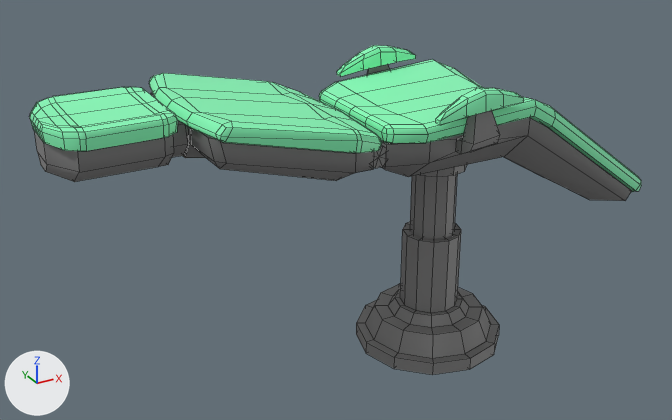
An edit to the FBX model VRdentist/Assets/Dental/DentalRoom/Model/Bed.fbx, drawn before and after from the same camera.
The view is the same before and after, from a 50 mm camera at (-1.38, -2.25, 1.68) aimed at (-0.1, 0.07, 0.52). Arrows for +X, +Y and +Z are at lower left; the lights stay in place. Mesh edges are drawn as thin lines. Where no turn or scale is listed for an object, it has been applied to the vertices.

Before the edit, the objects in view are built like this:
```python
me_mesh = bpy.data.meshes.new('Mesh')
me_mesh.from_pydata(...)  # 98 vertices, 108 faces; spans x -0.243..0.243, y -0.243..0.243, z -0.198..0.198
me_mesh.materials.append(mat_basicroom)  # picture img_dentalroom_01_png
me_mesh_004 = bpy.data.meshes.new('Mesh.004')
me_mesh_004.from_pydata(...)  # 56 vertices, 54 faces; spans x -0.479..0.479, y -0.304..0.304, z -0.233..0.233
me_mesh_004.materials.append(mat_basicroom)  # picture img_dentalroom_01_png
me_mesh_008 = bpy.data.meshes.new('Mesh.008')
me_mesh_008.from_pydata(...)  # 122 vertices, 120 faces; spans x -0.16..0.16, y -0.167..0.167, z -0.029..0.029
me_mesh_008.materials.append(mat_basicroom)  # picture img_dentalroom_01_png
ob_pcube13 = bpy.data.objects.new('pCube13', me_mesh_008)
ob_pcube13.location = (-0.817, 0.006, 0.953)
ob_pcube5 = bpy.data.objects.new('pCube5', me_mesh_004)
ob_pcube5.location = (0.395, 0.007, 0.679)
ob_pcylinder3 = bpy.data.objects.new('pCylinder3', me_mesh)
ob_pcylinder3.location = (0.219, 0.007, 0.214)
# also in view: 'pCylinder2' at (0.22, 0.01, 0.56); 'pCube12' at (-0.37, 0.01, 0.9); 'pCube14' at (0.17, 0.01, 0.92); 'pCube11' at (-0.55, 0.01, 0.82); 'pCube10' at (0.43, 0.01, 0.68)
```
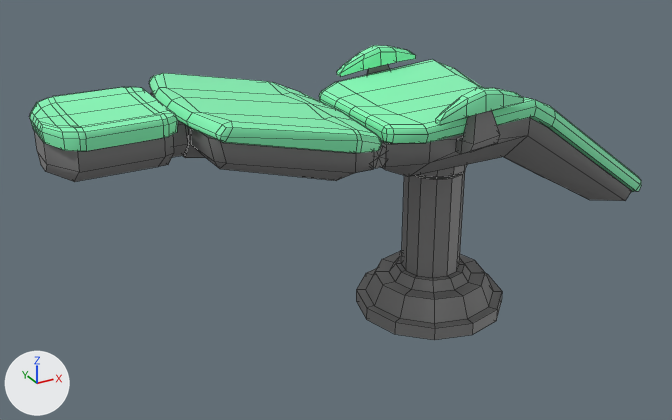
The newer file is also turned or shifted as a whole; pictures and numbers use the older file's frame.

Pixel boxes (x1, y1, x2, y2) of what changed, in the pictures (672 x 420 px; the box of a moved part takes in the faces that stretch with it):
'pCylinder3', reshaped (10% taller): before (356, 222, 499, 375); after (356, 171, 502, 340)
part 1 of me_mesh, moved or reshaped: before (356, 284, 499, 375); after (356, 251, 502, 340)
part 2 of me_mesh, moved or reshaped: before (400, 222, 461, 313); after (401, 171, 465, 278)
'pCylinder2', unchanged, covered by the edit: before (410, 165, 467, 239); after (420, 165, 467, 177)

What changed in the scene script:
```text
Change me_mesh:
    where me_mesh.from_pydata(...)  # 98 vertices, 108 faces; spans x -0.243..0.243, y -0.243..0.243, z -0.198..0.198
    used by ob_pcylinder3; location = (0.219, 0.007, 0.214)
    me_mesh part 1: all 85 vertices in x -0.243..0.243, y -0.243..0.243, z -0.198..-0.056 are moved by (0.0, 0.0, 0.128)
    me_mesh part 2: all 13 vertices in x -0.095..0.095, y -0.095..0.095, z 0.198 are moved by (0.0, 0.0, 0.212)
```
